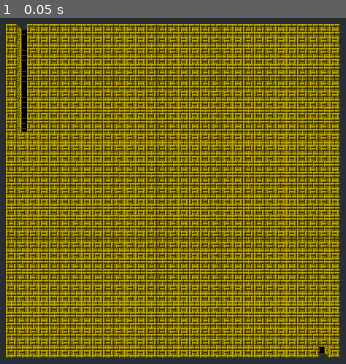
Above: before the commit, frame 1.
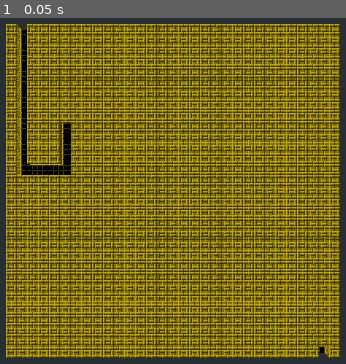
Above: after the commit, the same moment.

Repository: Drachenbauer/Labyrinth
Game: Godot game, scene res://Scenes/Main.tscn
Same seed, same stepped clock (60 frames per second), same inputs: the game is played once before the commit and once after it.
Inputs:
- Up to frame 1 (0.05 s): no input

The runs differ from the first frame. In frame 1, 1.0% of the frame differs, in the area x 4-21%, y 29-46%.

Commit message:
Update Main.tscn

Diff:
--- a/Scenes/Main.tscn
+++ b/Scenes/Main.tscn
@@ -11,7 +11,7 @@
 var grid_array = []
 var create_pos = Vector3(1, 0, 1)
 var create_dir = 1
-var path_memory
+var path_memory = []
 
 onready var gridmap = $GridMap
 
@@ -30,6 +30,7 @@
 #func _process(delta):
 #	pass
 
+
 func create_2d_array():
 	for z in range(SIZE_Z):
 		grid_array.append([])
@@ -45,41 +46,58 @@
 
 	#while ! create_pos == START_POS:
 	for _x in range(10):
+		choose_randon_drawing_direction()
+		try_draw_path()
+
+
+func choose_randon_drawing_direction():
+	randomize()
+	var rand = randi() % 6
+
+	if rand == 0:
 		randomize()
-		var rand = randi() % 6
+		rand = randi() % 2
 
 		if rand == 0:
-			randomize()
-			rand = randi() % 2
+			create_dir -= 1
 
-			if rand == 0:
-				create_dir -= 1
+			if create_dir < 0:
+				create_dir = 3
 
-				if create_dir < 0:
-					create_dir = 3
-
-			if rand == 1:
-				create_dir += 1
-
-				if create_dir > 3:
-					create_dir = 0
-
-	for _i in range(4):
-		var test_pos = create_pos + DIRS[create_dir] * 2
-
-		if grid_array[test_pos.z][test_pos.x] == 1:
-			for _j in range(2):
-				create_pos = create_pos + DIRS[create_dir]
-				grid_array[create_pos.z][create_pos.x] = 0
-			#break
-		else:
+		if rand == 1:
 			create_dir += 1
 
 			if create_dir > 3:
 				create_dir = 0
 
 
+func try_draw_path():
+	for i in range(4):
+		print(i)
+		var test_pos = create_pos + DIRS[create_dir] * 2
+		#print(test_pos)
+		if grid_array[test_pos.z][test_pos.x] == 1:
+			path_memory.append(create_pos)
+			for _j in range(2):
+				create_pos = create_pos + DIRS[create_dir]
+				grid_array[create_pos.z][create_pos.x] = 0
+			break
+		else:
+			create_dir += 1
 
+			if create_dir > 3:
+				create_dir = 0
+		if i == 3:
+			if create_pos == Vector3(1, 0, 1):
+				create_pos = START_POS
+			else:
+				backtrack_path()
+
+
+func backtrack_path():
+	create_pos = path_memory[path_memory.size()]
+	path_memory.remove(path_memory.size())
+	try_draw_path()
 
 
 func draw_map_in_gridmap():
